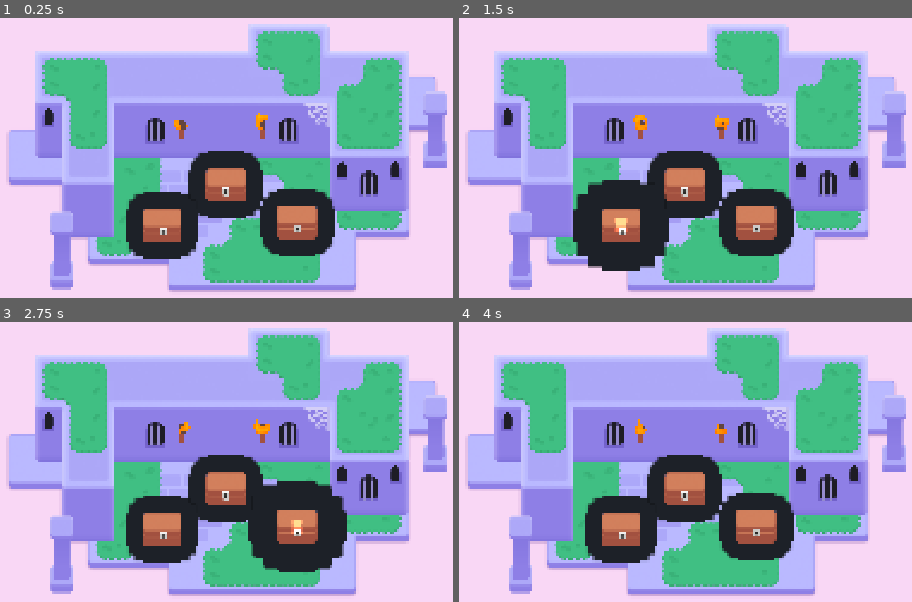
Above: before the commit, frames 1-4 (two rows, left to right).
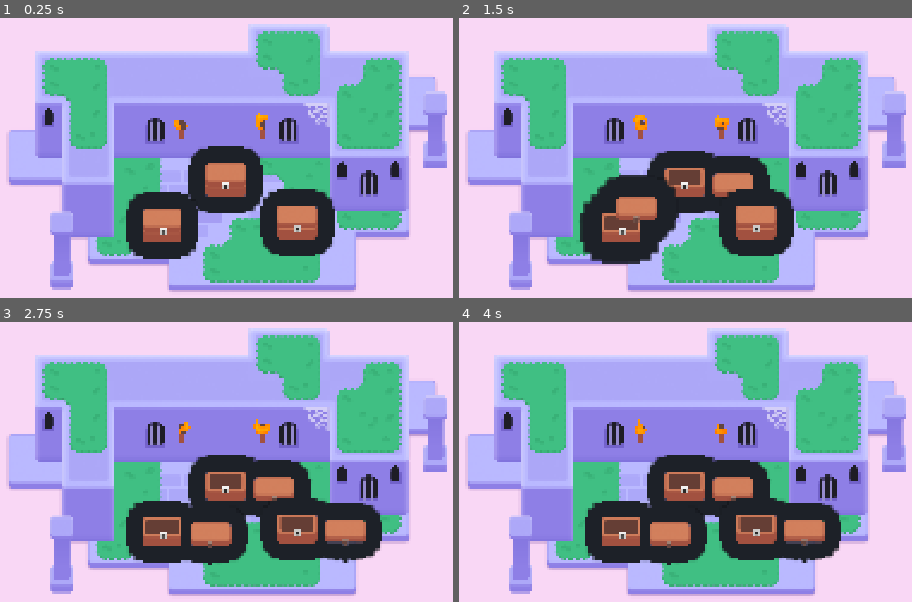
Above: after the commit, the same moments.

Repository: DestiinChoi/M6-Looting
Game: Godot game, scene res://lessons/mini_dungeon.tscn
Two runs of this game, one before a commit and one after it. Both use one fixed random seed, a clock stepped at 60 frames per second and the inputs below.
Inputs (mouse positions are in pixels of both pictures, inside the frame that each line leads up to):
- Up to frame 1 (0.25 s): no input
- Up to frame 2 (1.5 s): tap Enter at 0.5 s; move the mouse to (685, 186) at 0.52 s; hold D (move_right) 0.53-1.28 s; tap Z at 0.6, 1.35 s; click (685, 186) at 0.67 s; tap Space at 0.77 s; move the mouse to (622, 225) at 1.27 s; hold S (move_down) from 1.28 s (still down); click (622, 225) at 1.42 s
- Up to frame 3 (2.75 s): tap Space at 1.52 s; move the mouse to (298, 526) at 2.02 s; release S (move_down) at 2.03 s; hold D (move_right) from 2.03 s (still down); tap Z at 2.1 s; click (298, 526) at 2.17 s
- Up to frame 4 (4 s): move the mouse to (640, 568) at 2.77 s; release D (move_right) at 2.78 s; hold W (move_up) 2.78-3.53 s; tap Z at 2.85, 3.6 s; click (640, 568) at 2.92 s; tap Space at 3.02, 3.77 s; move the mouse to (outside the picture) at 3.52 s; hold A (move_left) from 3.53 s (still down); click (outside the picture) at 3.67 s

The runs differ from the first frame. In frame 1, 1.1% of the frame differs, in the area x 41-59%, y 45-72%; in frame 2, 4.9%; in frame 3, 8.6%, in the area x 27-85%, y 47-90%; in frame 4, 7.8%.

Commit message:
Lesson 5 Complete

Diff:
--- a/lessons/chest/chest.gd
+++ b/lessons/chest/chest.gd
@@ -1,12 +1,30 @@
 extends Area2D
 
 @onready var canvas_group: CanvasGroup = $CanvasGroup
+@onready var animation_player: AnimationPlayer = $AnimationPlayer
+
+
 
 func _ready() -> void:
 	canvas_group.material.set_shader_parameter("line_thickness", 7.0)
 	mouse_entered.connect(_on_mouse_entered)
 	mouse_exited.connect(_on_mouse_exited)
 
+func open() -> void:
+	if animation_player.assigned_animation == "open":
+		return
+	input_pickable = false
+	animation_player.play("open")
+
+func _input_event(viewport: Viewport, event: InputEvent, shape_index: int):
+	var event_is_mouse_click: bool = (
+		event is InputEventMouseButton and
+		event.button_index == MOUSE_BUTTON_LEFT and
+		event.is_pressed()
+	)
+
+	if event_is_mouse_click:
+		open()
 
 func _on_mouse_entered() -> void:
 	var tween := create_tween()
--- a/lessons/mini_dungeon.tscn
+++ b/lessons/mini_dungeon.tscn
@@ -324,7 +324,7 @@
 metadata/_edit_lock_ = true
 
 [node name="Chest" parent="Background" instance=ExtResource("7_jj8kc")]
-position = Vector2(586, 260)
+position = Vector2(585, 248)
 
 [node name="Chest2" parent="Background" instance=ExtResource("7_jj8kc")]
 position = Vector2(433, 357)
